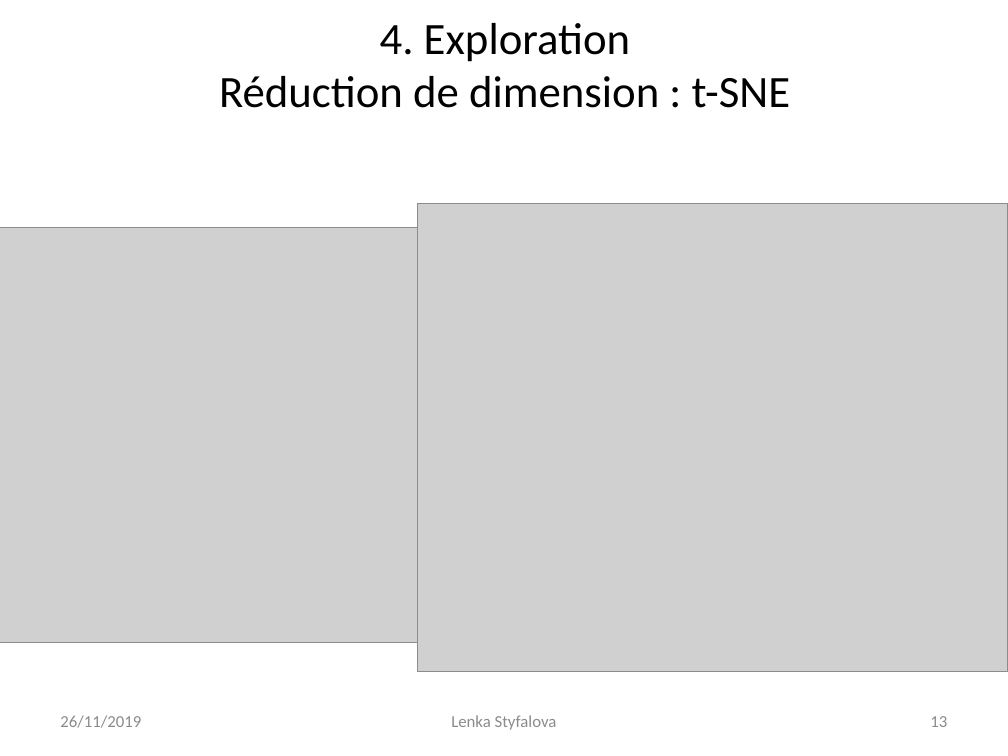
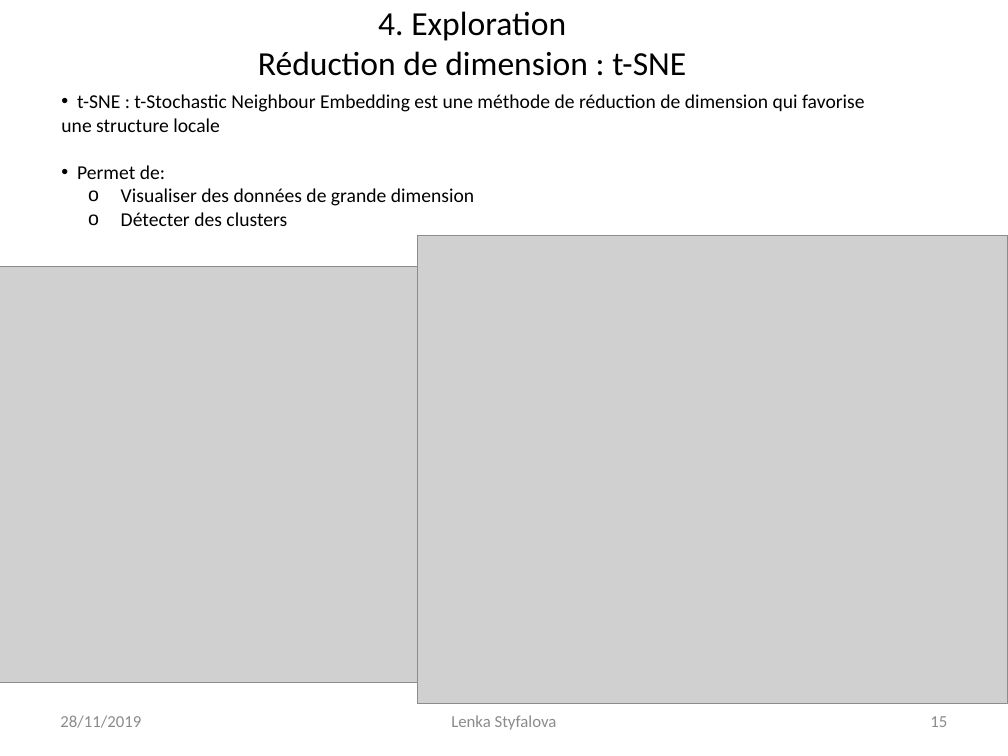
Before and after one commit to Lenka-St/Projet5, a slide deck: slide 15 of Projet 5 - Catégorisez automatiquement des questions.pptx (slide 13 before the commit). Drawn at 1008x756 pixels with LibreOffice and Linux fonts; fonts in the diff are those of the drawing; grey boxes stand for pictures. Boxes give left, top, right and bottom in pixels: in the first picture for what was removed or moved away, otherwise in the second. Text is boxed around its words. In the diff, an @@ line names an element or a change of style, - is before the commit and + after.

```diff
--- a/Projet 5 - Catégorisez automatiquement des questions.pptx
+++ b/Projet 5 - Catégorisez automatiquement des questions.pptx
@@ title "4. Exploration Réduction de dimension ..." at (258,11,686,76): size 32 to 24 pt @@
@@ text added at (61,94,865,226), 14 pt, text #000000 @@
+• t-SNE : t-Stochastic Neighbour Embedding est une méthode de réduction de dimension qui favorise une structure locale
+• Permet de:
+  o Visualiser des données de grande dimension
+  o Détecter des clusters
@@ picture: place and size @@
-picture at (417,204,1008,672)
+picture at (417,235,1008,704)
@@ picture: place and size @@
-picture at (0,227,425,642)
+picture at (0,267,425,682)
@@ text at (60,715,141,728): text changed @@
-26/11/2019
+28/11/2019
@@ page number at (930,716,947,727): text changed @@
-13
+15
```
Also in this commit, not shown: 16 other slides changed, 8 slides added, 1 slide removed.
